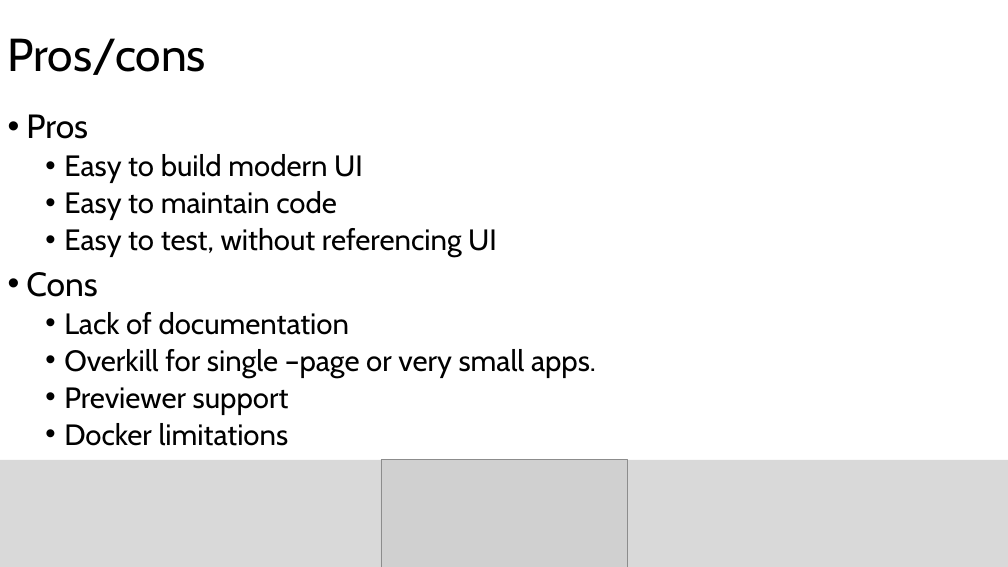
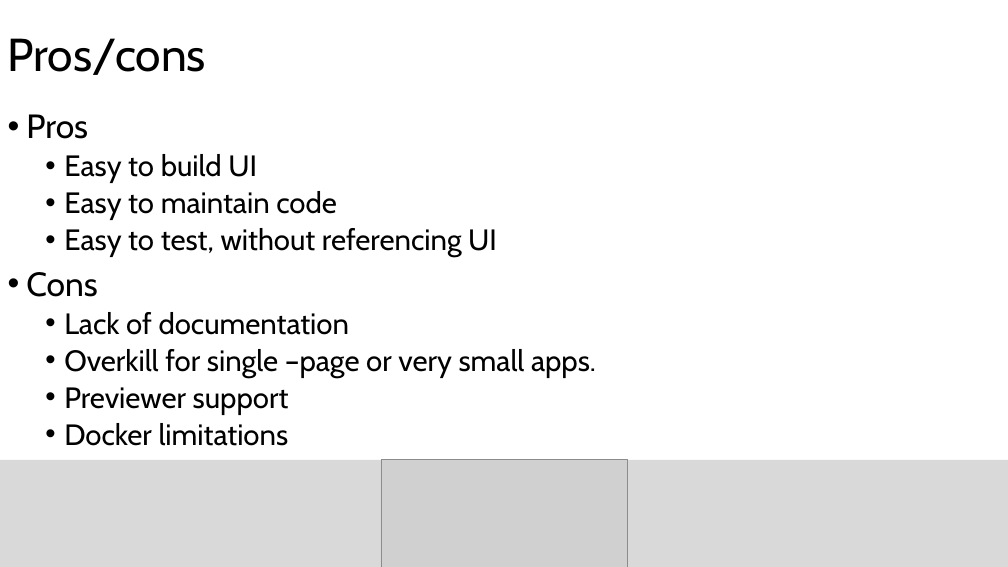
Before and after one commit to sebivenlo/esd-2024-avaloniaui, a slide deck: slide 15 of presentation/AvaloniaUI_presentation.pptx. Drawn at 1008x567 pixels with LibreOffice and Linux fonts; fonts in the diff are those of the drawing; grey boxes stand for pictures. Boxes give left, top, right and bottom in pixels: in the first picture for what was removed or moved away, otherwise in the second. Text is boxed around its words. In the diff, an @@ line names an element or a change of style, - is before the commit and + after.

```diff
--- a/presentation/AvaloniaUI_presentation.pptx
+++ b/presentation/AvaloniaUI_presentation.pptx
@@ text at bbox=[64, 154, 257, 183]: text changed @@
-  • Easy to build modern UI
+  • Easy to build UI
```
Also in this commit, not shown: 1 other slide changed.
